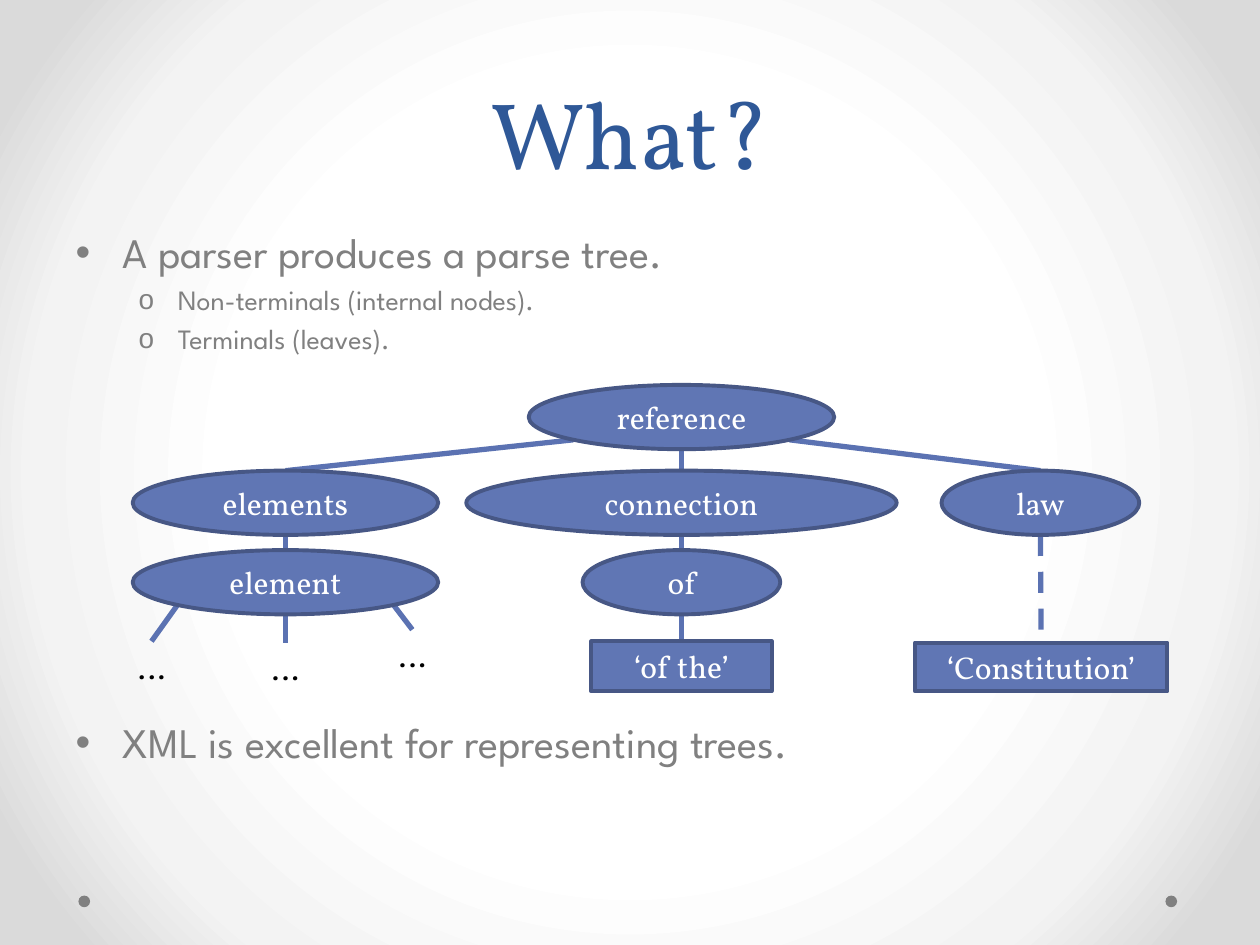
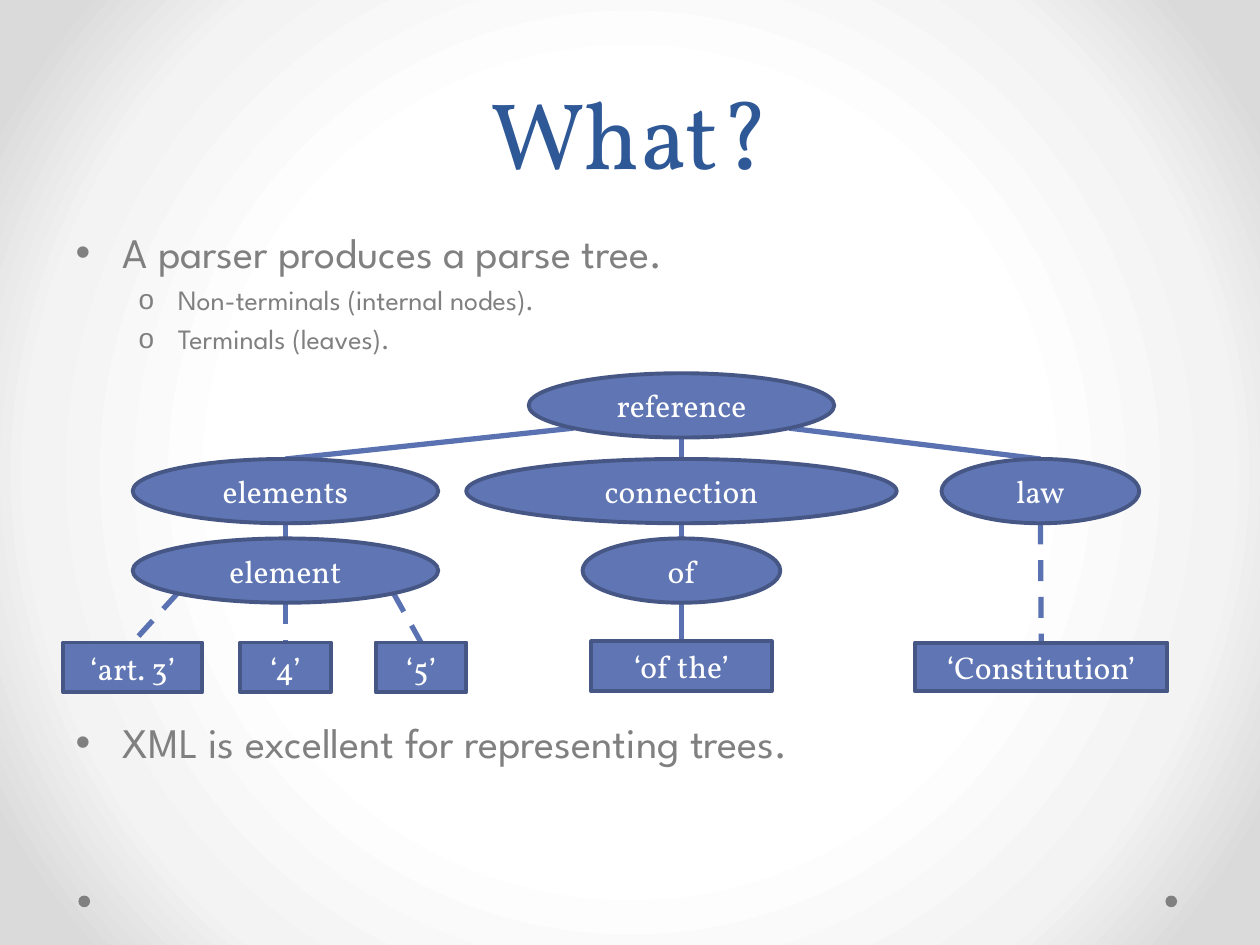
Before and after one commit to nverwer/iXML, a slide deck: slide 4 of Anything To XML.pptx. Drawn at 1260x945 pixels with LibreOffice and Linux fonts; fonts in the diff are those of the drawing; background and template pictures are left out. Boxes give left, top, right and bottom in pixels: in the first picture for what was removed or moved away, otherwise in the second. Text is boxed around its words. In the diff, an @@ line names an element or a change of style, - is before the commit and + after.

```diff
--- a/Anything To XML.pptx
+++ b/Anything To XML.pptx
@@ 3 ellipses, 2 lines: place and size @@
-3 ellipses, 2 lines at (132,440,1139,536)
+3 ellipses, 2 lines at (132,428,1139,523)
@@ 3 ellipses, 3 lines: place and size @@
-3 ellipses, 3 lines at (132,386,835,615)
+3 ellipses, 3 lines at (132,373,835,602)
@@ line moved from (1041, 536) - (1041, 643) to (1041, 523) - (1041, 643) @@
@@ line moved from (178, 605) - (151, 641) to (178, 593) - (132, 643) @@
@@ line (178, 593) - (132, 643): stroke #5C72B2 3 pt to #5C72B2 3 pt dashed @@
@@ line moved from (393, 605) - (412, 630) to (393, 593) - (421, 643) @@
@@ line (393, 593) - (421, 643): stroke #5C72B2 3 pt to #5C72B2 3 pt dashed @@
@@ line moved from (286, 615) - (286, 643) to (286, 602) - (286, 643) @@
@@ line (286, 602) - (286, 643): stroke #5C72B2 3 pt to #5C72B2 3 pt dashed @@
@@ line moved from (682, 615) - (682, 641) to (682, 602) - (682, 641) @@
@@ rectangle added at (63,643,202,693), fill #6076B4, outline #475785 2.25 pt, 18 pt, text #FFFFFF @@
+‘art. 3’
@@ text removed at (126,641,178,678) @@
-…
@@ rectangle added at (241,643,331,693), fill #6076B4, outline #475785 2.25 pt, 18 pt, text #FFFFFF @@
+‘4’
@@ text removed at (260,643,311,679) @@
-…
@@ rectangle added at (375,643,466,693), fill #6076B4, outline #475785 2.25 pt, 18 pt, text #FFFFFF @@
+‘5’
@@ text removed at (387,630,438,667) @@
-…
```
Also in this commit, not shown: 6 other slides changed, 10 other files.
